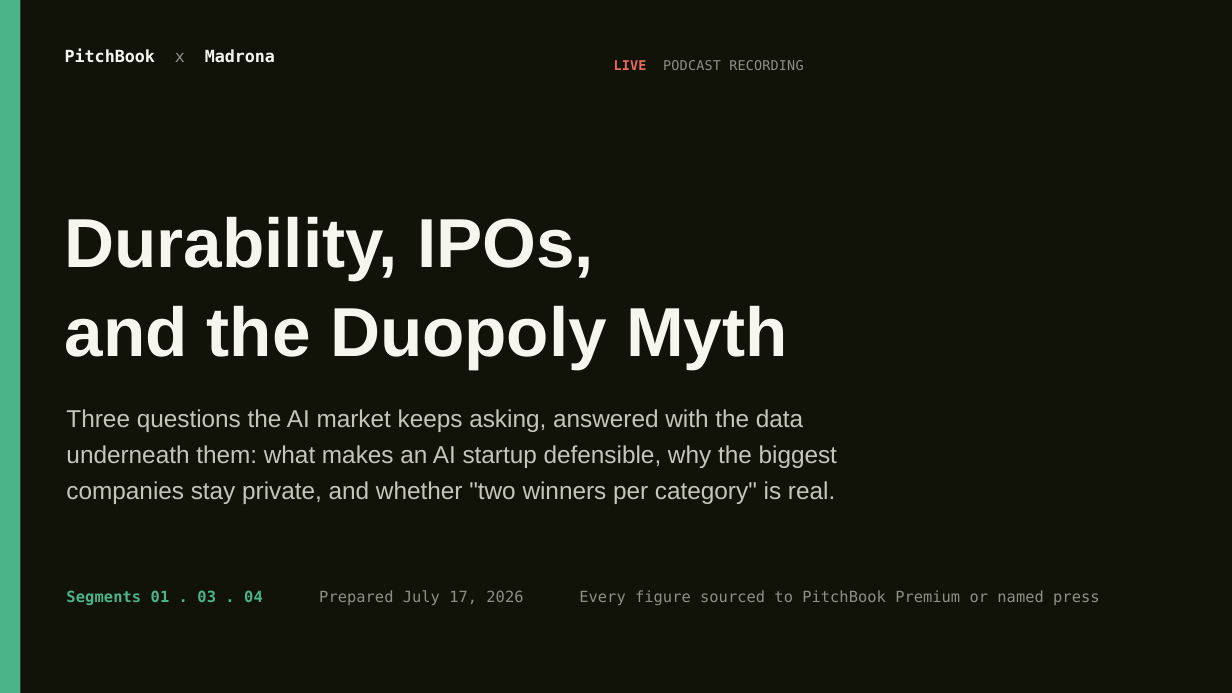
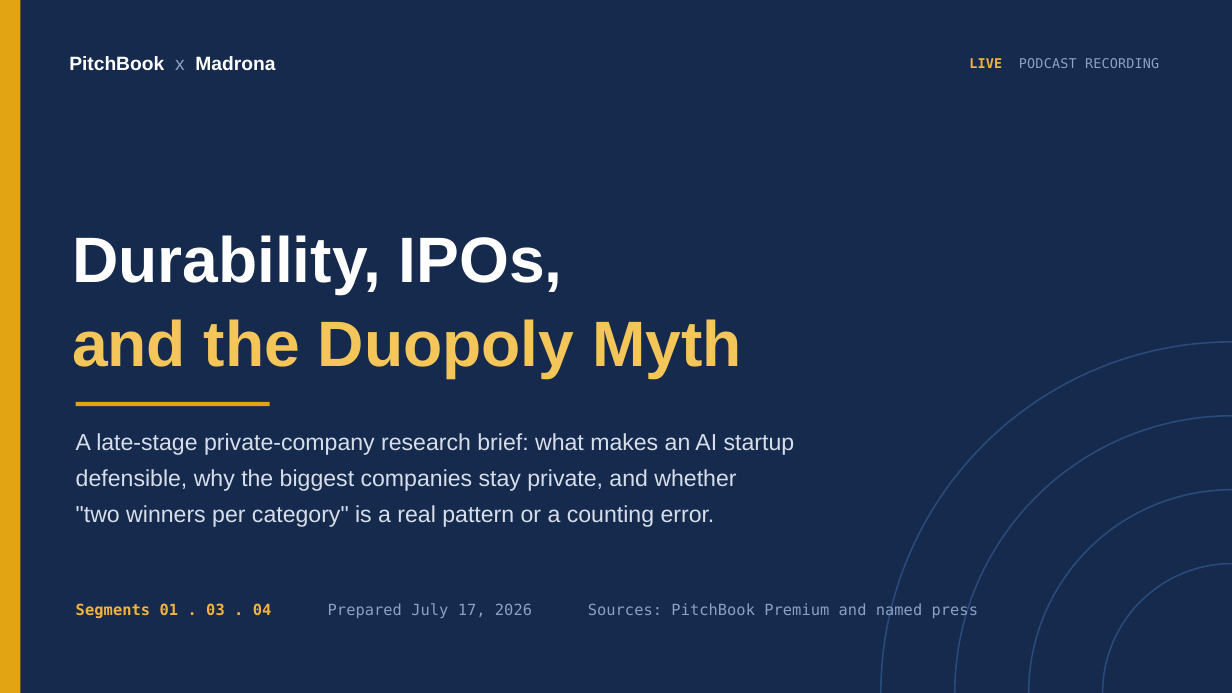
Before and after one commit to HRPB-SA/pitchbook-analyst-agent, a slide deck: slide 1 of output/Fireside_Durability_IPOs_Duopoly_Jul2026.pptx. Drawn at 1232x693 pixels with LibreOffice and Linux fonts; fonts in the diff are those of the drawing. Boxes give left, top, right and bottom in pixels: in the first picture for what was removed or moved away, otherwise in the second. Text is boxed around its words. In the diff, an @@ line names an element or a change of style, - is before the commit and + after.

```diff
--- a/output/Fireside_Durability_IPOs_Duopoly_Jul2026.pptx
+++ b/output/Fireside_Durability_IPOs_Duopoly_Jul2026.pptx
@@ rectangle at [0,0,1232,693]: fill #111309 to #152A4D @@
@@ rectangle at [0,0,20,693]: fill #4BB488 to #E2A413 @@
@@ text "LIVE PODCAST RECORDING" at [969,58,1159,68]: text colour #E8695D to #F4B23E in "LIVE"; text colour #8F9084 to #8AA0C4 in "PODCAST RECORDING" @@
@@ text "PitchBook x Madrona" at [69,56,275,70]: size 13 to 15 pt, font DejaVu Sans Mono to Arial, text colour #F6F6EE to #FFFFFF; text colour #8F9084 to #8AA0C4 in "x" @@
@@ text "Durability, IPOs,": place and size @@
-text "Durability, IPOs," at [65,216,788,368]
+text "Durability, IPOs," at [72,235,742,378]
@@ text "Durability, IPOs," at [72,235,742,378]: size 54 to 50 pt; text colour #F6F6EE to #FFFFFF in "Durability, IPOs,"; text colour #F6F6EE to #F4C65A in "and the Duopoly Myth"; line spacing 1 to 1.02 @@
@@ ellipse added at [881,342,1232,693], outline #2A4A7A 1.25 pt @@
@@ rectangle added at [76,402,270,406], fill #E2A413 @@
@@ ellipse added at [955,416,1232,693], outline #2A4A7A 1.25 pt @@
@@ text at [76,433,795,527]: text changed; size 19 to 18 pt; text colour #C6C5BA to #D7DEEA @@
-Three questions the AI market keeps asking, answered with the data
-underneath them: what makes an AI startup defensible, why the biggest
-companies stay private, and whether "two winners per category" is real.
+A late-stage private-company research brief: what makes an AI startup
+defensible, why the biggest companies stay private, and whether
+"two winners per category" is a real pattern or a counting error.
@@ ellipse added at [1029,490,1232,693], outline #2A4A7A 1.25 pt @@
@@ ellipse added at [1103,564,1232,693], outline #2A4A7A 1.25 pt @@
@@ text at [76,603,978,620]: text changed; text colour #8F9084 to #8AA0C4 @@
-Segments 01 . 03 . 04 Prepared July 17, 2026 Every figure sourced to PitchBook Premium or named press
+Segments 01 . 03 . 04 Prepared July 17, 2026 Sources: PitchBook Premium and named press
```
Also in this commit, not shown: 16 other slides changed, 4 slides added, 1 other file.
